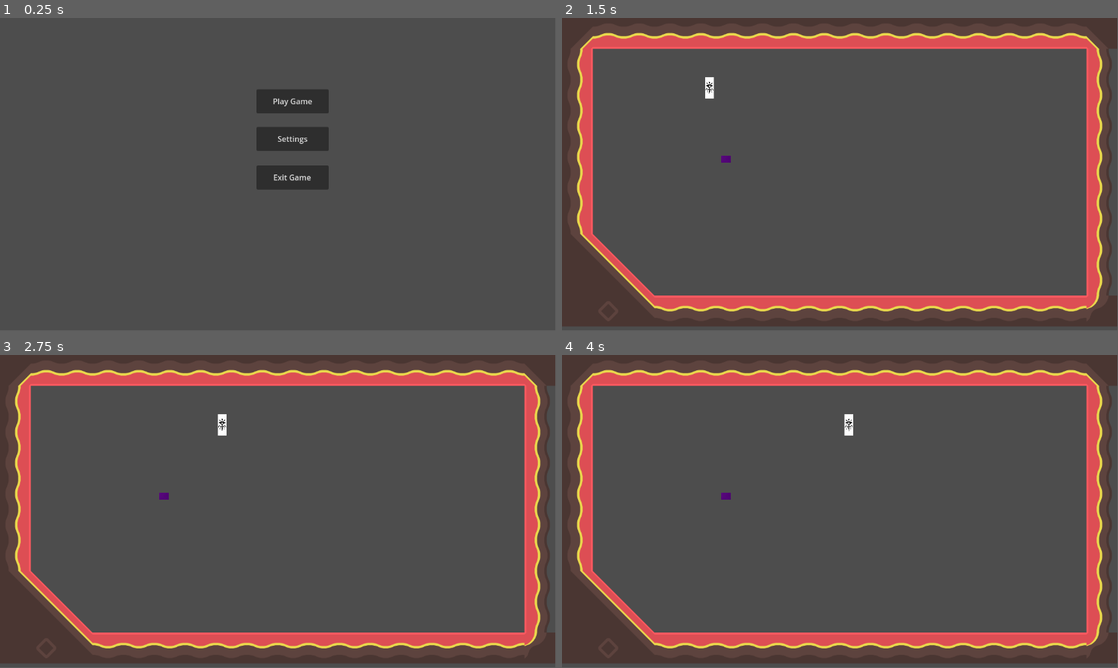
Above: before the commit, frames 1-4 (two rows, left to right).
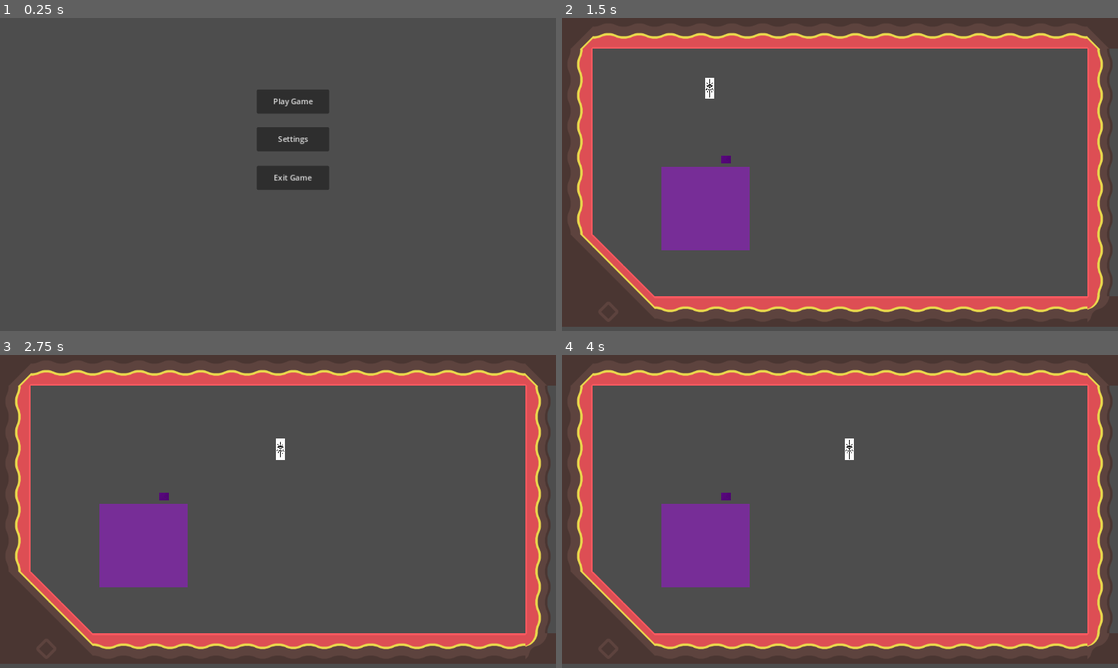
Above: after the commit, the same moments.

Repository: Itazura-Master/Learning
Game: Godot game, scene res://MainMenu.tscn
The game is run twice, just before and just after one commit, with the same random seed, the same clock (stepped at 60 frames per second) and the same inputs.
Inputs (mouse positions are in pixels of both pictures, inside the frame that each line leads up to):
- Up to frame 1 (0.25 s): no input
- Up to frame 2 (1.5 s): click "Play Game" at 0.5 s; tap Enter at 1.25 s; move the mouse to (962, 158) at 1.27 s; hold Right (ui_right) from 1.28 s (still down); click (962, 158) at 1.42 s
- Up to frame 3 (2.75 s): release Right (ui_right) at 2 s; drag from (166, 527) to (250, 574) at 2.02 s
- Up to frame 4 (4 s): move the mouse to (895, 442) at 2.77 s; hold Right (ui_right) 2.78-3.5 s; click (895, 442) at 2.92 s; tap Space at 3.5 s; drag from (812, 574) to (673, 464) at 3.52 s
The window is 799x449 before the commit and 800x450 after it. Grey fills any space a smaller window leaves; there, only what the larger window draws over its background counts as a difference.

The runs differ from the first frame. In frame 1, 0.2% of the frame differs, in the area x 49-60%, y 25-55%; in frame 2, 6.3%; in frame 3, 6.5%, in the area x 2-100%, y 0-99%; in frame 4, 6.5%.

Commit message:
Backdrop for minigame working
Got the scrolling background as well as the screen to stretch to app size. need to fix android ui and figure out level design to be more repeatable for the possibility of infinite playtime

Diff:
--- /dev/null
+++ b/Follow.gd
@@ -0,0 +1,14 @@
+extends Path2D
+var speed = 100
+@onready var screen1 = get_child(0)
+@onready var screen2 = get_child(1)
+# Called when the node enters the scene tree for the first time.
+func _ready():
+	pass # Replace with function body.
+
+
+# Called every frame. 'delta' is the elapsed time since the previous frame.
+func _physics_process(delta):
+	screen1.set_progress(screen1.get_progress() + speed * delta)
+	screen2.set_progress(screen2.get_progress() + speed * delta)
+	pass
--- a/Hub.tscn
+++ b/Hub.tscn
@@ -1,9 +1,10 @@
-[gd_scene load_steps=13 format=3 uid="uid://bvd8x6j8t5alp"]
+[gd_scene load_steps=14 format=3 uid="uid://bvd8x6j8t5alp"]
 
 [ext_resource type="Script" path="res://Player.gd" id="1_763sq"]
 [ext_resource type="Texture2D" uid="uid://o0oy03yjhhcc" path="res://CharacterIcon.jpg" id="1_k00qp"]
 [ext_resource type="Texture2D" uid="uid://cdoaq2fwbiwea" path="res://Ground.jpg" id="3_fynp1"]
 [ext_resource type="Texture2D" uid="uid://dt6x3fwknmpeb" path="res://TilesetFolder/Tilesheet/tilesheet_complete.png" id="4_qkwtk"]
+[ext_resource type="PackedScene" uid="uid://c1llok44ckhr7" path="res://MobileControls.tscn" id="5_jbou6"]
 
 [sub_resource type="GDScript" id="GDScript_fog21"]
 resource_name = "GameController"
@@ -963,3 +964,7 @@
 collision_animatable = true
 format = 2
 layer_0/tile_data = PackedInt32Array(65536, 131072, 1342177280, 131072, 131072, 1342177280, 196608, 131072, 1342177280, …(1171 unchanged characters)…
+
+[node name="CanvasLayer" parent="." instance=ExtResource("5_jbou6")]
+
+[connection signal="useMovementVector" from="CanvasLayer" to="Player" method="_on_canvas_layer_use_movement_vector"]
--- a/Minigame1.tscn
+++ b/Minigame1.tscn
@@ -1,6 +1,41 @@
-[gd_scene load_steps=2 format=3 uid="uid://wa5hnbjstfdj"]
+[gd_scene load_steps=5 format=3 uid="uid://wa5hnbjstfdj"]
 
 [ext_resource type="Script" path="res://SceneController.gd" id="1_gqs6j"]
+[ext_resource type="Texture2D" uid="uid://850kpr6oe4ya" path="res://CherryBlossomTreesBackground.jpg" id="2_c31dh"]
+[ext_resource type="Script" path="res://Follow.gd" id="2_ubvna"]
+
+[sub_resource type="Curve2D" id="Curve2D_qqqrb"]
+_data = {
+"points": PackedVector2Array(0, 0, 0, 0, 202.99, 21.8311, 0, 0, 0, 0, -1120.1, 21.8311)
+}
+point_count = 2
 
 [node name="Node2D" type="Node2D"]
 script = ExtResource("1_gqs6j")
+
+[node name="Path2D" type="Path2D" parent="."]
+position = Vector2(1505, 314)
+scale = Vector2(2.05429, 1.92386)
+curve = SubResource("Curve2D_qqqrb")
+script = ExtResource("2_ubvna")
+
+[node name="PathFollow2D" type="PathFollow2D" parent="Path2D"]
+position = Vector2(202.99, 21.8311)
+rotation = 3.14159
+scale = Vector2(1, 1)
+
+[node name="Sprite2D" type="Sprite2D" parent="Path2D/PathFollow2D"]
+rotation = 3.14159
+scale = Vector2(1, 1)
+texture = ExtResource("2_c31dh")
+
+[node name="PathFollow2D2" type="PathFollow2D" parent="Path2D"]
+position = Vector2(-499.702, 21.8311)
+rotation = 3.14159
+scale = Vector2(1, 1)
+progress = 702.692
+
+[node name="Sprite2D" type="Sprite2D" parent="Path2D/PathFollow2D2"]
+rotation = 3.14159
+scale = Vector2(1, 1)
+texture = ExtResource("2_c31dh")
--- /dev/null
+++ b/MobileControls.gd
@@ -0,0 +1,24 @@
+extends CanvasLayer
+
+signal useMovementVector
+
+var joystickActive = false
+var move_vector = Vector2(0,0)
+
+func _input(event):
+	if event is InputEventScreenTouch or event is InputEventScreenDrag:
+		if $TouchScreenButton.is_pressed():
+			move_vector = calc_move_vector(event.position)
+			joystickActive = true
+
+	if event is InputEventScreenTouch:
+		if event.pressed == false:
+			joystickActive = false;
+
+func _physics_process(delta):
+	if joystickActive == true:
+		emit_signal("useMovementVector", move_vector)
+
+func calc_move_vector(eventPosition):
+	#var textureCenter = $TouchScreenButton.position + Vector2(148,148)
+	return (eventPosition - $TouchScreenButton.position).normalized()
--- /dev/null
+++ b/MobileControls.tscn
@@ -0,0 +1,18 @@
+[gd_scene load_steps=4 format=3 uid="uid://c1llok44ckhr7"]
+
+[ext_resource type="Script" path="res://MobileControls.gd" id="1_v4eee"]
+
+[sub_resource type="CanvasTexture" id="CanvasTexture_j5nuy"]
+
+[sub_resource type="CircleShape2D" id="CircleShape2D_a60dh"]
+radius = 1.0
+
+[node name="CanvasLayer" type="CanvasLayer"]
+script = ExtResource("1_v4eee")
+
+[node name="TouchScreenButton" type="TouchScreenButton" parent="."]
+modulate = Color(0.701961, 0, 1, 0.415686)
+position = Vector2(206, 308)
+scale = Vector2(183, 173)
+texture_normal = SubResource("CanvasTexture_j5nuy")
+shape = SubResource("CircleShape2D_a60dh")
--- a/Player.gd
+++ b/Player.gd
@@ -5,7 +5,6 @@
 # Called when the node enters the scene tree for the first time.
 func _ready():
 	pass # Replace with function body.
-
 
 # Called every frame. 'delta' is the elapsed time since the previous frame.
 func _process(delta):
@@ -18,3 +17,8 @@
 	if Input.is_action_pressed("ui_down"):
 		collision = move_and_collide(Vector2(0,5))
 	pass
+
+
+func _on_canvas_layer_use_movement_vector(moveVector):
+	collision = move_and_collide(moveVector * 5)
+	pass # Replace with function body.
--- a/project.godot
+++ b/project.godot
@@ -14,6 +14,10 @@
 run/main_scene="res://MainMenu.tscn"
 config/features=PackedStringArray("4.2", "Forward Plus")
 config/icon="res://icon.svg"
+
+[display]
+
+window/stretch/mode="canvas_items"
 
 [input]
 
@@ -50,6 +54,10 @@
 ]
 }
 
+[input_devices]
+
+pointing/emulate_touch_from_mouse=true
+
 [rendering]
 
 textures/vram_compression/import_etc2_astc=true
Binary file added: CherryBlossomTreesBackground.jpg
Not shown, added: CherryBlossomTreesBackground.jpg.import
Not shown: 1 places in MainMenu.tscn that only renumber resources
Binary file added: movementCircle.jpg
Not shown, added: movementCircle.jpg.import
Binary file added: movementCirclenoBackground.png
Not shown, added: movementCirclenoBackground.png.import
Not shown, added: CherryBlossomTreesBackground.jpg!bw700
Not shown, changed: TopDownLearning.apk
Not shown, changed: TopDownLearning.apk.idsig
